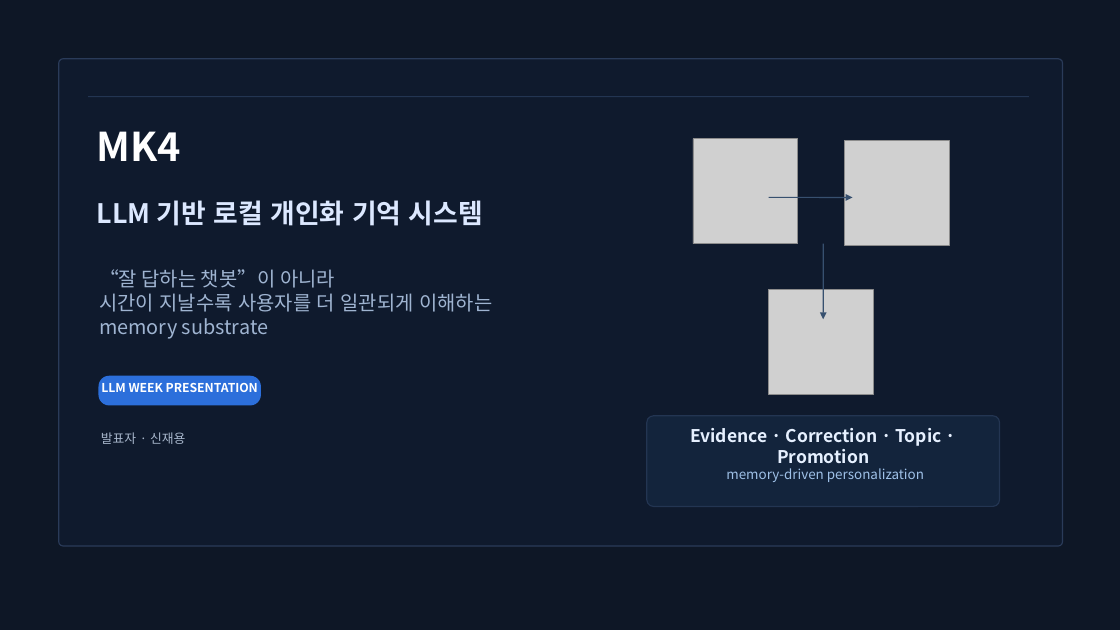
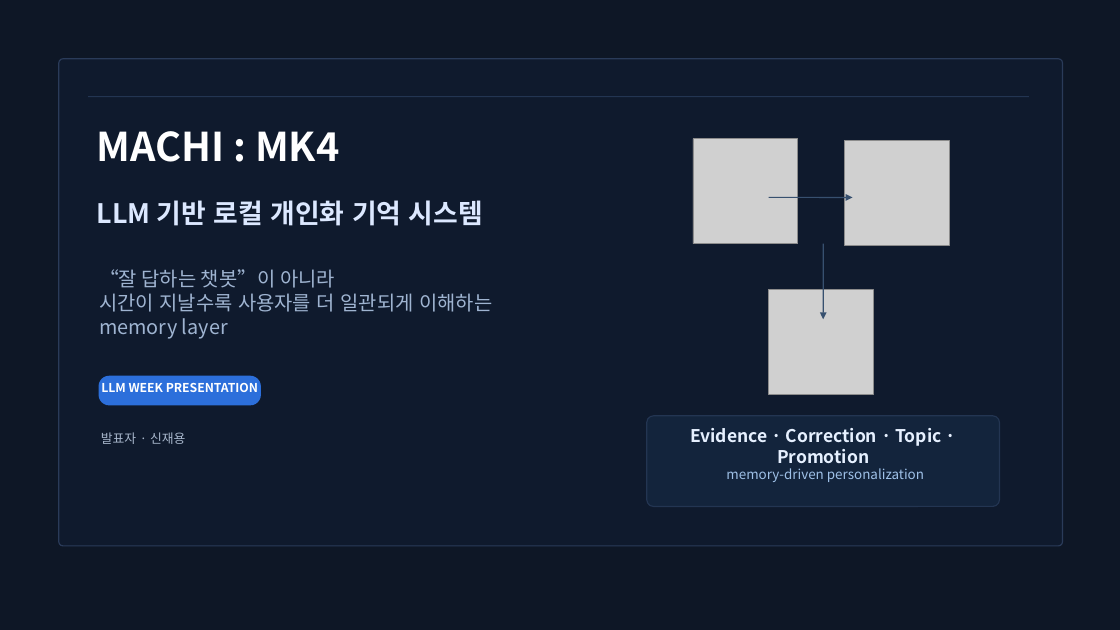
Before and after one commit to FoggyCaligo/MACHI, a slide deck: slide 1 of MK4/MK4_LLM_발표자료.pptx. Drawn at 1120x630 pixels with LibreOffice and Linux fonts; fonts in the diff are those of the drawing; grey boxes stand for pictures. Boxes give left, top, right and bottom in pixels: in the first picture for what was removed or moved away, otherwise in the second. Text is boxed around its words. In the diff, an @@ line names an element or a change of style, - is before the commit and + after.

```diff
--- a/MK4/MK4_LLM_발표자료.pptx
+++ b/MK4/MK4_LLM_발표자료.pptx
@@ text at [97,131,339,162]: text changed @@
-MK4
+MACHI : MK4
@@ text at [99,293,492,339]: text changed @@
-시간이 지날수록 사용자를 더 일관되게 이해하는 memory substrate
+시간이 지날수록 사용자를 더 일관되게 이해하는 memory layer
```
Also in this commit, not shown: 23 other slides changed, 2 slides added, 3 other files.
